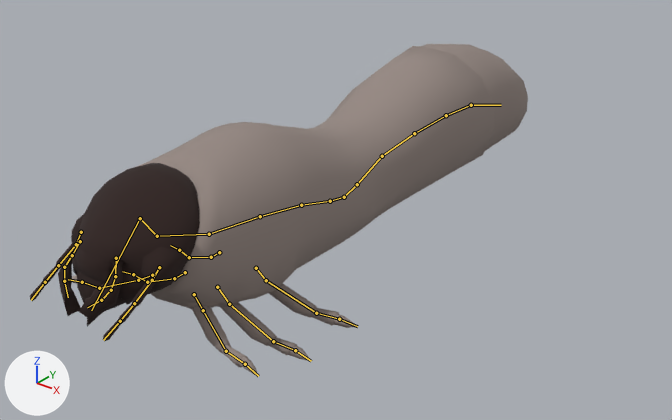
The Blender file Larva.blend, before and after one commit.
Before and after are seen from a 50 mm camera at (3.06, -3.89, 2.47) aimed at (0.22, -0.33, 0.26). Every picture has the same lights, and +X, +Y and +Z are marked at lower left. The first picture is the older version. The bones that bend it are drawn over the model as lines.

Names of what the first picture shows: 'Body', 'Head'.
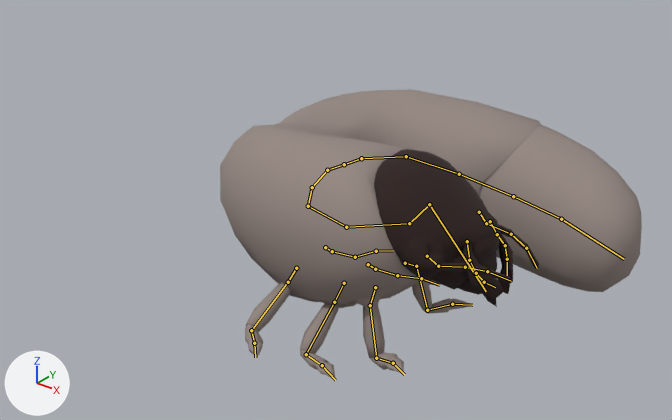
The newer file adds an action. The first version stands in its rest pose; the second is drawn at frame 1 of the action 'Idle'.

Pixel boxes [x1, y1, x2, y2] of what changed, in the pictures (672 x 420 px):
'Body', posed (7% narrower, 12% shorter): before [72, 44, 528, 376]; after [220, 89, 642, 380]
'Head', posed (11% shorter): before [30, 163, 200, 341]; after [374, 149, 539, 307]
bone 'Hips', root to tip: before (344, 197) to (330, 201); after (344, 164) to (327, 170)
bone 'Spine01', root to tip: before (330, 201) to (301, 205); after (327, 170) to (312, 187)
bone 'Spine02', root to tip: before (301, 205) to (260, 216); after (312, 187) to (308, 206)
bone 'Spine03', root to tip: before (260, 216) to (209, 234); after (308, 206) to (346, 227)
bone 'Spine04', root to tip: before (209, 234) to (157, 236); after (346, 227) to (409, 223)
bone 'Antena01.L', root to tip: before (159, 267) to (152, 280); after (479, 212) to (486, 223)
bone 'Antena02.L', root to tip: before (152, 280) to (134, 303); after (486, 223) to (511, 234)
bone 'Antena03.L', root to tip: before (134, 303) to (120, 321); after (511, 234) to (526, 248)
bone 'Antena01.R', root to tip: before (81, 232) to (76, 244); after (427, 256) to (438, 266)
bone 'Antena02.R', root to tip: before (76, 244) to (58, 265); after (438, 266) to (465, 267)
bone 'Antena03.R', root to tip: before (58, 265) to (45, 282); after (465, 267) to (487, 271)
bone 'LowerBody01', root to tip: before (344, 197) to (357, 184); after (344, 164) to (361, 158)
bone 'LowerBody02', root to tip: before (357, 184) to (382, 156); after (361, 158) to (406, 156)
bone 'LowerBody03', root to tip: before (382, 156) to (414, 133); after (406, 156) to (459, 174)
bone 'LowerBody04', root to tip: before (414, 133) to (446, 115); after (459, 174) to (513, 196)

The edits, one by one:
Bone 'Hips' (bone_hips) moves from (0.0, 0.0, 0.0) to (0.0, 0.033, 0.204).
Bone 'Hips' (bone_hips) turns from (0, 0, 0) to (-52, 80, -61) degrees about its own x, y and z.
Bone 'Spine01' (bone_spine01) turns from (0, 0, 0) to (-36, 2, 3) degrees about its own x, y and z.
Bone 'Spine02' (bone_spine02) turns from (0, 0, 0) to (-15, -51, 20) degrees about its own x, y and z.
Bone 'Spine03' (bone_spine03) turns from (0, 0, 0) to (-15, 7, 26) degrees about its own x, y and z.
Bone 'Spine04' (bone_spine04) turns from (0, 0, 0) to (-15, -20, 35) degrees about its own x, y and z.
Bone 'Antena01.L' (bone_antena01_l) turns from (0, 0, 0) to (-1, -12, 11) degrees about its own x, y and z.
Bone 'Antena02.L' (bone_antena02_l) turns from (0, 0, 0) to (22, 16, -22) degrees about its own x, y and z.
Bone 'Antena03.L' (bone_antena03_l) turns from (0, 0, 0) to (-41, 8, 0) degrees about its own x, y and z.
Bone 'Antena01.R' (bone_antena01_r) turns from (0, 0, 0) to (19, 0, -8) degrees about its own x, y and z.
Bone 'Antena02.R' (bone_antena02_r) turns from (0, 0, 0) to (10, -4, 11) degrees about its own x, y and z.
Bone 'Antena03.R' (bone_antena03_r) turns from (0, 0, 0) to (-42, 8, 0) degrees about its own x, y and z.
Bone 'IK.Front.L' (bone_ik_front_l) moves from (0.0, 0.0, 0.0) to (0.004, -0.231, -0.188).
Bone 'IK.Front.L' (bone_ik_front_l) turns from (0, 0, 0) to (-35, 30, -61) degrees about its own x, y and z.
Bone 'Pole.Front.L' (bone_pole_front_l) moves from (0.0, 0.0, 0.0) to (-0.033, 0.112, 0.036).
Bone 'IK.Mid.L' (bone_ik_mid_l) moves from (0.0, 0.0, 0.0) to (0.167, -0.092, -0.024).
Bone 'IK.Mid.L' (bone_ik_mid_l) turns from (0, 0, 0) to (-9, 7, -71) degrees about its own x, y and z.
Bone 'Pole.Mid.L' (bone_pole_mid_l) moves from (0.0, 0.0, 0.0) to (0.22, 0.036, -0.35).
Bone 'IK.Back.L' (bone_ik_back_l) moves from (0.0, 0.0, 0.0) to (0.178, -0.061, 0.001).
Bone 'IK.Back.L' (bone_ik_back_l) turns from (0, 0, 0) to (-1, 8, -51) degrees about its own x, y and z.
Bone 'Pole.Back.L' (bone_pole_back_l) moves from (0.0, 0.0, 0.0) to (0.113, 0.005, -0.1).
Bone 'IK.Front.R' (bone_ik_front_r) moves from (0.0, 0.0, 0.0) to (-0.004, -0.231, -0.188).
Bone 'IK.Front.R' (bone_ik_front_r) turns from (0, 0, 0) to (-35, -30, 61) degrees about its own x, y and z.
Bone 'Pole.Front.R' (bone_pole_front_r) moves from (0.0, 0.0, 0.0) to (0.033, 0.112, 0.036).
Bone 'IK.Mid.R' (bone_ik_mid_r) moves from (0.0, 0.0, 0.0) to (-0.167, -0.092, -0.024).
Bone 'IK.Mid.R' (bone_ik_mid_r) turns from (0, 0, 0) to (-9, -7, 71) degrees about its own x, y and z.
Bone 'Pole.Mid.R' (bone_pole_mid_r) moves from (0.0, 0.0, 0.0) to (-0.114, 0.0, -0.308).
Bone 'IK.Back.R' (bone_ik_back_r) moves from (0.0, 0.0, 0.0) to (-0.178, -0.061, 0.001).
Bone 'IK.Back.R' (bone_ik_back_r) turns from (0, 0, 0) to (-1, -8, 51) degrees about its own x, y and z.
Bone 'Pole.Back.R' (bone_pole_back_r) moves from (0.0, 0.0, 0.0) to (-0.154, 0.01, -0.136).
Bone 'LowerBody01' (bone_lowerbody01) turns from (0, 0, 0) to (-27, -1, -2) degrees about its own x, y and z.
Bone 'LowerBody02' (bone_lowerbody02) turns from (0, 0, 0) to (-37, 0, 0) degrees about its own x, y and z.
Bone 'LowerBody03' (bone_lowerbody03) turns from (0, 0, 0) to (-27, 0, 0) degrees about its own x, y and z.
Bone 'LowerBody04' (bone_lowerbody04) turns from (0, 0, 0) to (-4, -3, 0) degrees about its own x, y and z.
